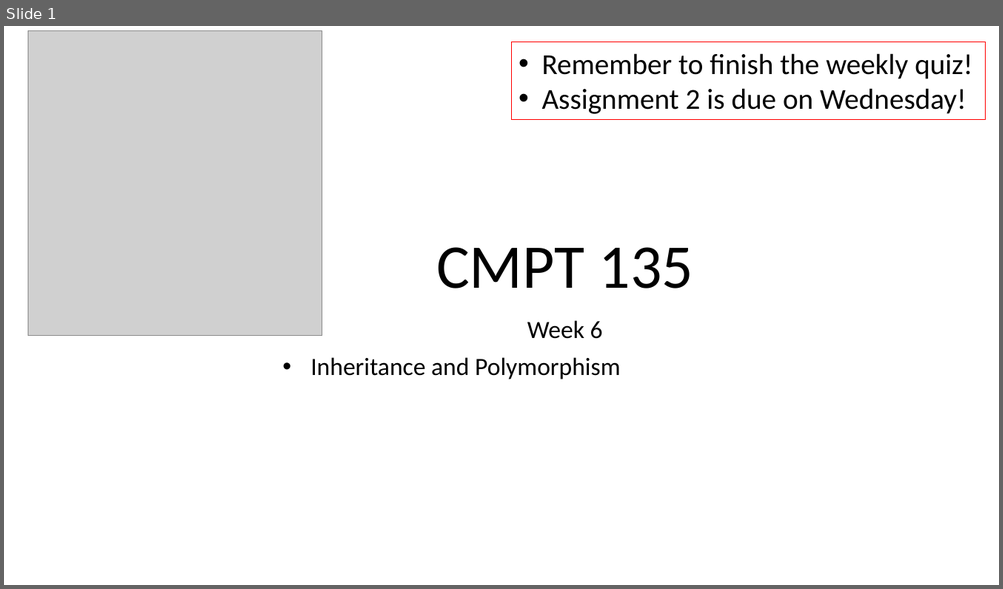
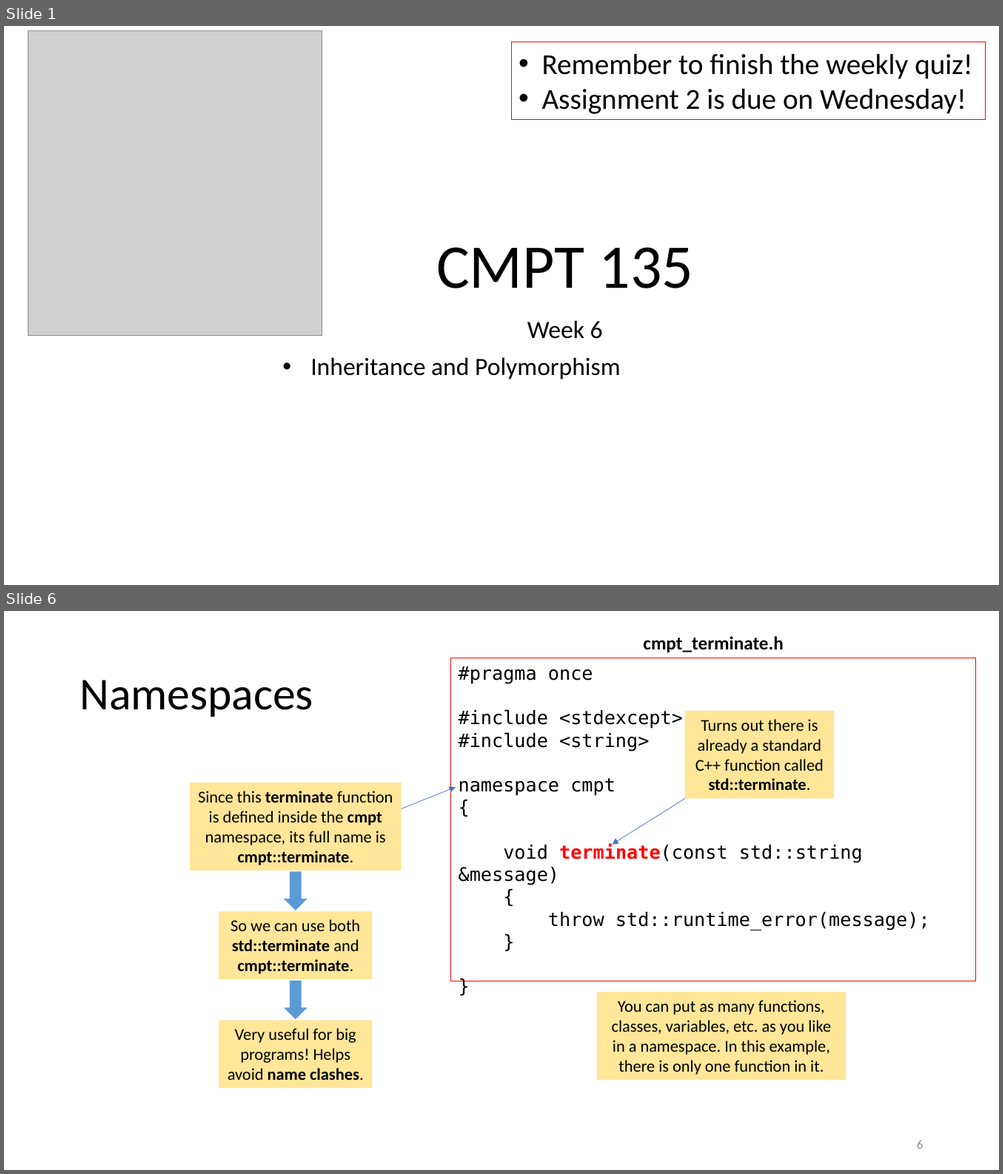
Before and after one commit to tjd1234/cmpt135spring2024, a slide deck: sample_code/week8/week8_cmpt135.pptx. Shown one above the other, each under a label of ours: slide 1 before the commit, slides 1 and 6 after it; the slides between them are not shown. The pictures are 1003x589 and 1003x1174 pixels, drawn with LibreOffice and Linux fonts; fonts in the diff are those of the drawing; grey boxes stand for pictures. Boxes give left, top, right and bottom in pixels: in the first picture for what was removed or moved away, otherwise in the second. Text is boxed around its words. In the diff, an @@ line names an element or a change of style, - is before the commit and + after.

```diff
--- a/sample_code/week8/week8_cmpt135.pptx
+++ b/sample_code/week8/week8_cmpt135.pptx
@@ slide 6 added at <box>4,611,999,1170</box>, background #FFFFFF @@
@@ text added at <box>643,636,782,652</box>, 18 pt, text #000000, bold @@
+cmpt_terminate.h
@@ rectangle added at <box>451,658,976,982</box>, outline #FF0000 0.75 pt, 18 pt, text #000000 @@
+#pragma once
+#include <stdexcept>
+#include <string>
+namespace cmpt
+{
+void terminate(const std::string &message)
+{
+throw std::runtime_error(message);
+}
+}
@@ title added at <box>79,680,313,717</box>, 44 pt, text #000000 @@
+Namespaces
@@ rectangle added at <box>685,711,834,799</box>, fill #FFE699, 16 pt, text #000000 @@
+Turns out there is already a standard C++ function called std::terminate.
@@ rectangle added at <box>190,783,401,871</box>, fill #FFE699, 16 pt, text #000000 @@
+Since this terminate function is defined inside the cmpt namespace, its full name is cmpt::terminate.
@@ arrow added from (401, 809) to (455, 787), #4472C4 0.5 pt @@
@@ arrow added from (685, 799) to (612, 845), #4472C4 0.5 pt @@
@@ right arrow added at <box>284,871,307,911</box>, fill #5B9BD5 @@
@@ rectangle added at <box>219,911,373,980</box>, fill #FFE699, 16 pt, text #000000, bold @@
+So we can use both std::terminate and cmpt::terminate.
@@ right arrow added at <box>284,981,307,1019</box>, fill #5B9BD5 @@
@@ rectangle added at <box>597,992,845,1080</box>, fill #FFE699, 16 pt, text #000000 @@
+You can put as many functions, classes, variables, etc. as you like in a namespace. In this example, there is only one function in it.
@@ rectangle added at <box>219,1021,373,1088</box>, fill #FFE699, 16 pt, text #000000 @@
+Very useful for big programs! Helps avoid name clashes.
@@ page number added at <box>916,1141,922,1149</box>, 12 pt, text #8C8C8C @@
+6
```
Also in this commit, not shown: 2 slides changed, 38 other slides added, 19 slides removed, 3 other files.
